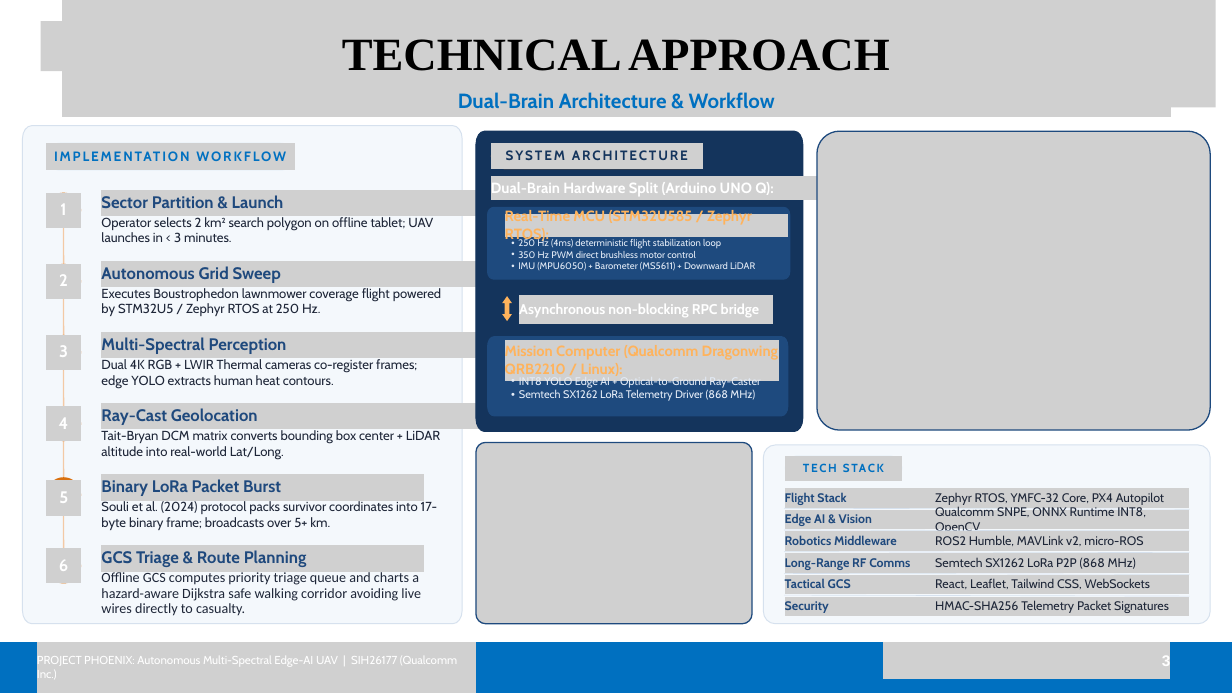
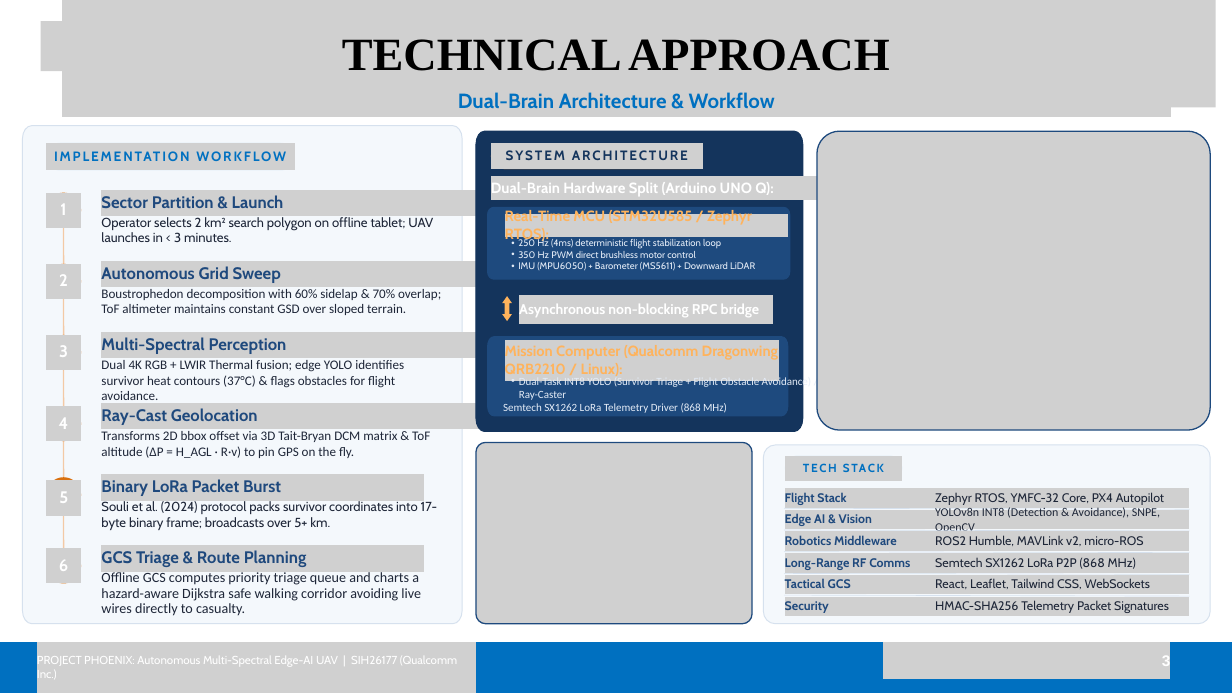
Before and after one commit to jvstin47/Phoenix-SIH26177-SAR-UAV, a slide deck: slide 3 of Copy of SIH26177_v6.pptx.pptx. Drawn at 1232x693 pixels with LibreOffice and Linux fonts; fonts in the diff are those of the drawing; grey boxes stand for pictures. Boxes give left, top, right and bottom in pixels: in the first picture for what was removed or moved away, otherwise in the second. Text is boxed around its words. In the diff, an @@ line names an element or a change of style, - is before the commit and + after.

Commit message:
feat: emphasize sweep mechanics, offset geolocation math, and YOLO survivor+obstacle avoidance

```diff
--- a/Copy of SIH26177_v6.pptx.pptx
+++ b/Copy of SIH26177_v6.pptx.pptx
@@ text at (101, 289, 441, 315): text changed; font Cabin to Calibri @@
-Executes Boustrophedon lawnmower coverage flight powered by STM32U5 / Zephyr RTOS at 250 Hz.
+Boustrophedon decomposition with 60% sidelap & 70% overlap; ToF altimeter maintains constant GSD over sloped terrain.
@@ text at (101, 360, 404, 388): text changed; font Cabin to Calibri @@
-Dual 4K RGB + LWIR Thermal cameras co-register frames; edge YOLO extracts human heat contours.
+Dual 4K RGB + LWIR Thermal fusion; edge YOLO identifies survivor heat contours (37°C) & flags obstacles for flight avoidance.
@@ text at (519, 376, 812, 400): text changed; font Cabin to Calibri @@
-  • INT8 YOLO Edge AI + Optical-to-Ground Ray-Caster
+  • Dual-Task INT8 YOLO (Survivor Triage + Flight Obstacle Avoidance) // Ray-Caster
@@ text at (503, 403, 727, 413): font Cabin to Calibri in "Semtech SX1262 LoRa Telemetry Driver (868 MHz)"; bullet • to none; list level 2 to 1 in "Semtech SX1262 LoRa Telemetry Driver ..."; line spacing 15.5pt to 1 @@
@@ text at (101, 431, 430, 458): text changed; font Cabin to Calibri @@
-Tait-Bryan DCM matrix converts bounding box center + LiDAR altitude into real-world Lat/Long.
+Transforms 2D bbox offset via 3D Tait-Bryan DCM matrix & ToF altitude (ΔP = H_AGL · R·v) to pin GPS on the fly.
@@ text at (935, 507, 1160, 531): text changed; size 14.5 to 14 pt; font Cabin to Calibri @@
-Qualcomm SNPE, ONNX Runtime INT8, OpenCV
+YOLOv8n INT8 (Detection & Avoidance), SNPE, OpenCV
```
Also in this commit, not shown: 1 other slide changed, 1 other file.
